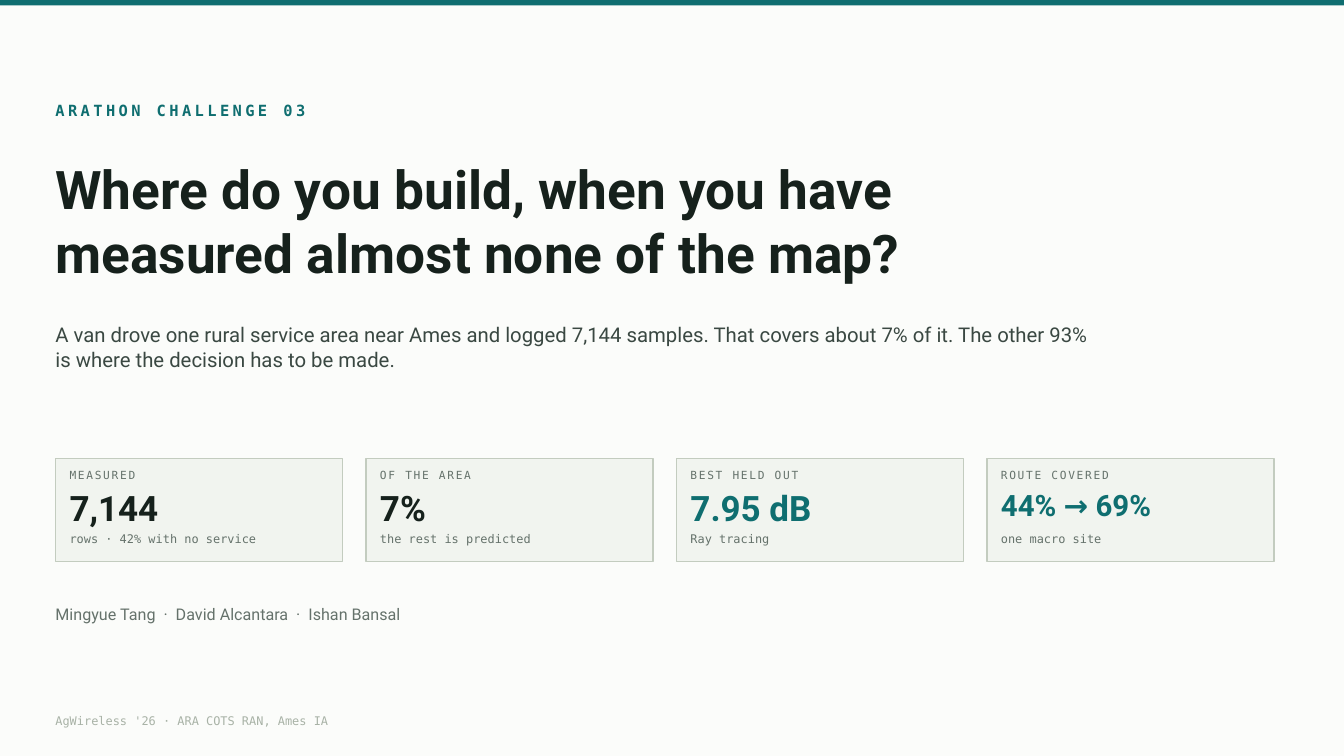
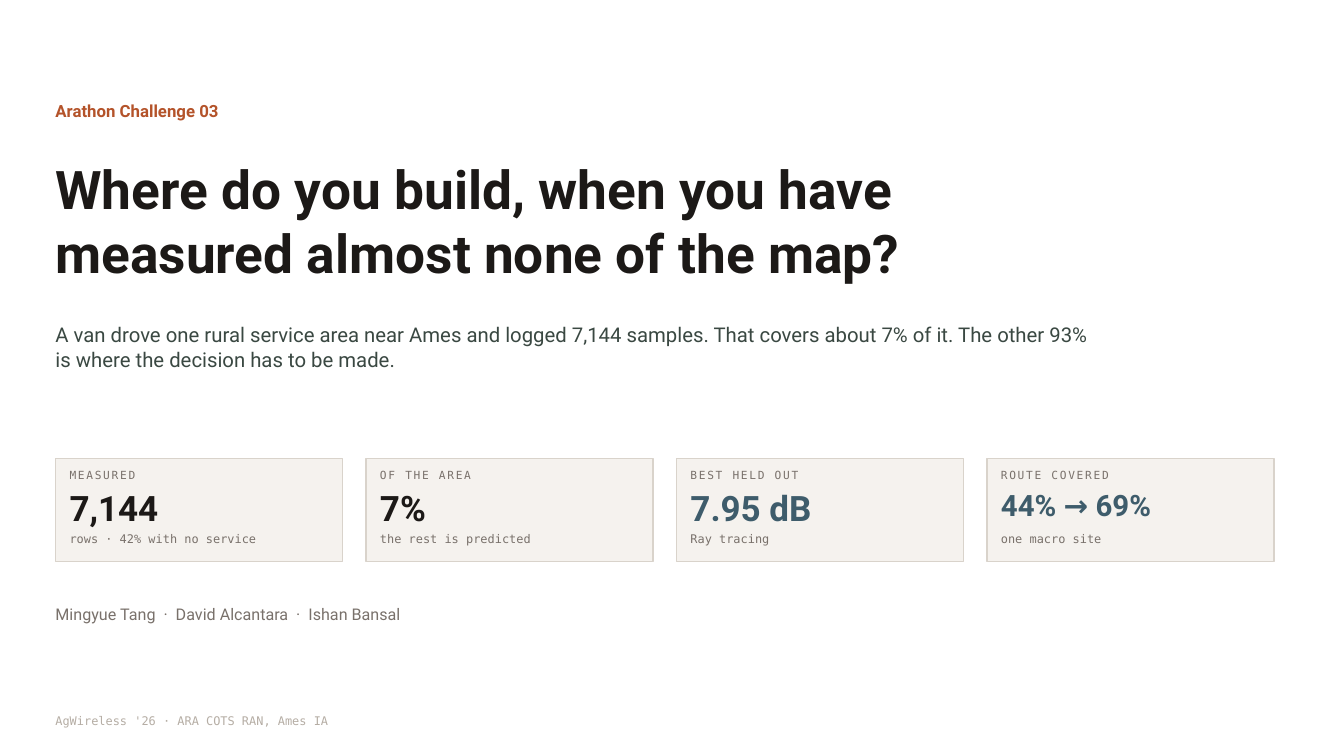
Before and after one commit to mtang724/arathon-c03-rural-infrastructure-placement, a slide deck: slide 1 of ARA_Challenge3.pptx. Drawn at 1344x756 pixels with LibreOffice and Linux fonts; fonts in the diff are those of the drawing. Boxes give left, top, right and bottom in pixels: in the first picture for what was removed or moved away, otherwise in the second. Text is boxed around its words. In the diff, an @@ line names an element or a change of style, - is before the commit and + after.

```diff
--- a/ARA_Challenge3.pptx
+++ b/ARA_Challenge3.pptx
@@ rectangle removed at bbox=[0, 0, 1344, 756] @@
@@ rectangle removed at bbox=[0, 0, 1344, 6] @@
@@ text at bbox=[55, 104, 218, 121]: text changed; size 11 to 12 pt; font DejaVu Sans Mono to Roboto; text colour #0F6E70 to #B4532A @@
-ARATHON CHALLENGE 03
+Arathon Challenge 03
@@ fill #F1F4EF to #F5F2EE; outline #C3CCBF 1 pt to #D9D3CB 1 pt in 4 elements at bbox=[366, 459, 653, 562], bbox=[677, 459, 964, 562], bbox=[987, 459, 1274, 562], bbox=[55, 459, 343, 562] @@
@@ text "7.95 dB" at bbox=[690, 494, 811, 522]: text colour #0F6E70 to #3E5C6B @@
@@ text "44% → 69%" at bbox=[1001, 495, 1151, 517]: text colour #0F6E70 to #3E5C6B @@
@@ text colour #65726B to #79716B in 9 elements at bbox=[70, 471, 136, 479], bbox=[70, 534, 256, 543], bbox=[380, 471, 471, 479], bbox=[380, 534, 531, 546], bbox=[690, 471, 799, 479], bbox=[690, 534, 769, 546], bbox=[1001, 471, 1108, 479], bbox=[1001, 534, 1102, 543], bbox=[55, 608, 401, 624] @@
```
Also in this commit, not shown: 5 other slides changed, 5 other files.
